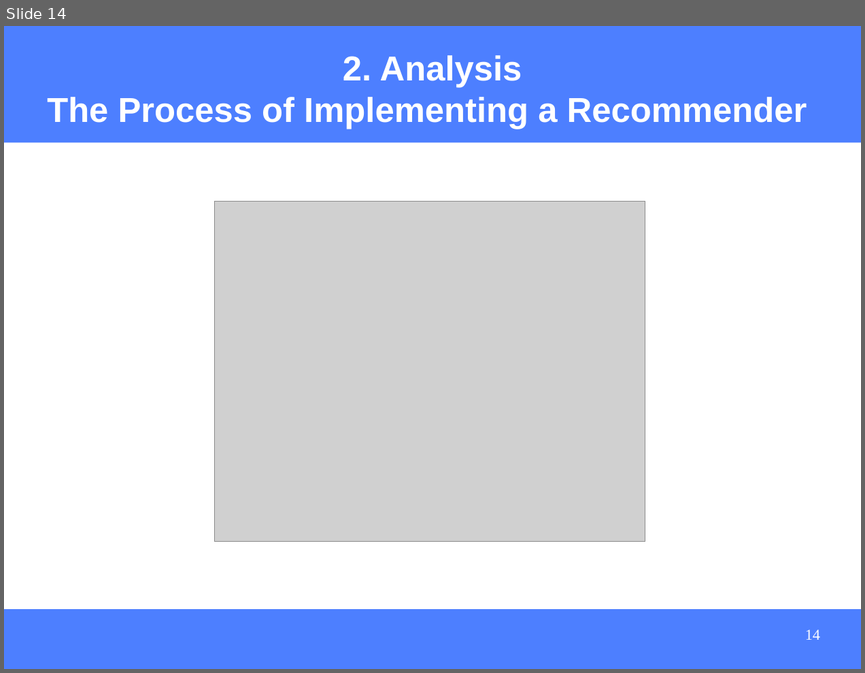
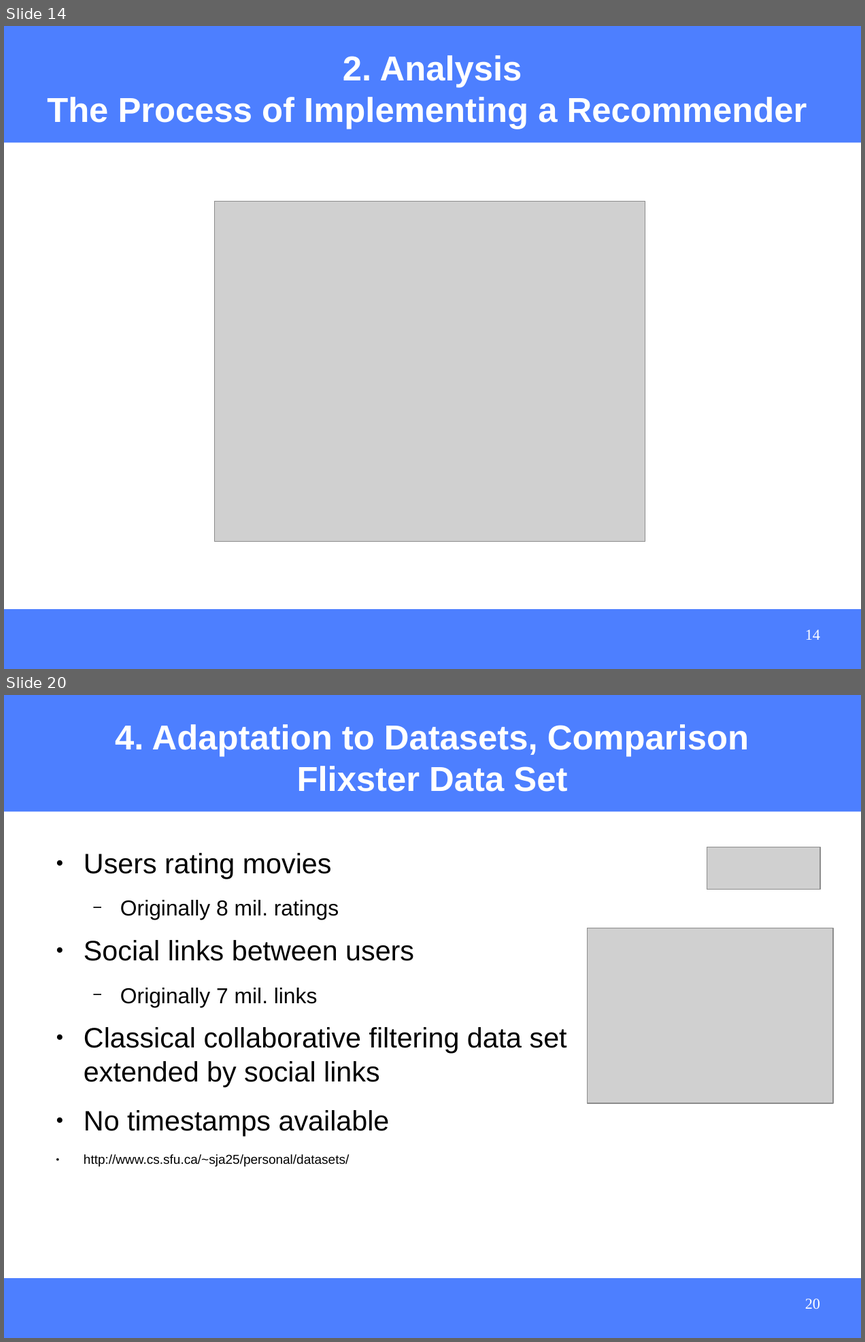
Before and after one commit to hasantayyar/unresyst, a slide deck: docs/presentations/unresyst_seminar_110308.odp. Shown one above the other, each under a label of ours: slide 14 before the commit, slides 14 and 20 after it; the slides between them are not shown. The pictures are 865x673 and 865x1342 pixels, drawn with LibreOffice and Linux fonts; fonts in the diff are those of the drawing; grey boxes stand for pictures. Boxes give left, top, right and bottom in pixels: in the first picture for what was removed or moved away, otherwise in the second. Text is boxed around its words. In the diff, an @@ line names an element or a change of style, - is before the commit and + after.

```diff
--- a/docs/presentations/unresyst_seminar_110308.odp
+++ b/docs/presentations/unresyst_seminar_110308.odp
@@ slide 20 added at [4, 695, 861, 1338], background #FFFFFF; not listed: 2 template elements that a slide beside it also shows @@
@@ title added at [115, 724, 749, 792], 32 pt, text #FFFFFF, bold @@
+4. Adaptation to Datasets, Comparison
+Flixster Data Set
@@ text added at [84, 853, 567, 1166], 26 pt, text #000000 @@
+● Users rating movies
+  − Originally 8 mil. ratings
+● Social links between users
+  − Originally 7 mil. links
+● Classical collaborative filtering data set
+  extended by social links
+● No timestamps available
+● http://www.cs.sfu.ca/~sja25/personal/datasets/
@@ picture added at [707, 847, 821, 889] @@
@@ picture added at [587, 928, 834, 1103] @@
@@ page number added at [805, 1298, 820, 1308], 14 pt, text #FFFFFF @@
+20
```
Also in this commit, not shown: 3 slides changed, 8 other slides added, 8 slides removed, 16 other files.
